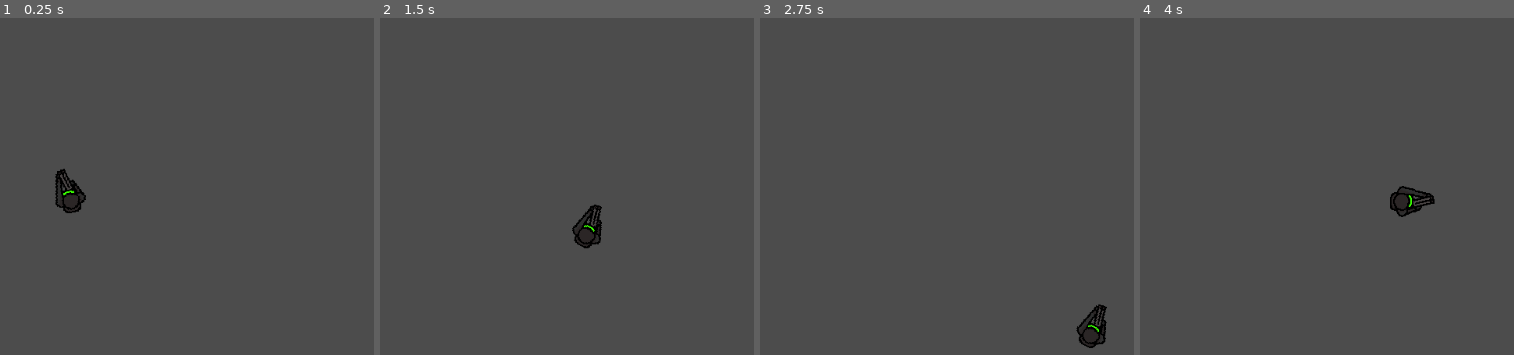
Above: before the commit, frames 1-4 (left to right).
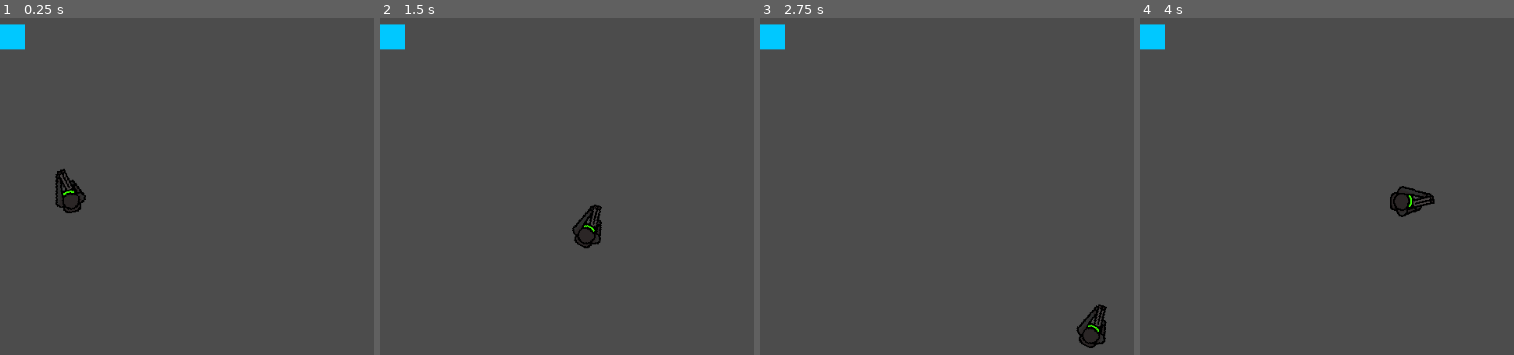
Above: after the commit, the same moments.

Repository: PiterDev/Krzyzowcy
Game: Godot game, scene res://Scenes/Main.tscn
The game is run twice, just before and just after one commit, with the same random seed, the same clock (stepped at 60 frames per second) and the same inputs. The project has no main scene, so this scene is started directly.
Inputs (mouse positions are in pixels of both pictures, inside the frame that each line leads up to):
- Up to frame 1 (0.25 s): no input
- Up to frame 2 (1.5 s): tap Enter at 0.5 s; move the mouse to (outside the picture) at 0.52 s; hold Right (move_right) 0.53-1.28 s; click (outside the picture) at 0.6 s; right-click (outside the picture) at 0.8 s; move the mouse to (619, 166) at 1.27 s; hold Down (move_down) from 1.28 s (still down); right-click (619, 166) at 1.35 s
- Up to frame 3 (2.75 s): click (999, 166) at 1.55 s; move the mouse to (outside the picture) at 2.02 s; release Down (move_down) at 2.03 s; hold Right (move_right) from 2.03 s (still down); click (outside the picture) at 2.1 s; right-click (outside the picture) at 2.3 s
- Up to frame 4 (4 s): move the mouse to (1499, 237) at 2.77 s; release Right (move_right) at 2.78 s; hold Up (move_up) 2.78-3.53 s; right-click (1499, 237) at 2.85 s; click (1499, 237) at 3.05 s; move the mouse to (outside the picture) at 3.52 s; hold Left (move_left) from 3.53 s (still down); click (outside the picture) at 3.6 s; right-click (outside the picture) at 3.8 s

The runs differ from the first frame. In frame 1, 0.5% of the frame differs, in the area x 0-7%, y 1-10%; in frame 2, 0.5%; in frame 3, 0.5%; in frame 4, 0.5%.

Commit message:
Make basic enemy AI

Diff:
--- a/src/Scenes/Enemy/Enemy.tscn
+++ b/src/Scenes/Enemy/Enemy.tscn
@@ -24,4 +24,9 @@
 [node name="CollisionPolygon2D" type="CollisionPolygon2D" parent="Area2D"]
 polygon = PoolVector2Array( 500, 200, 0, 0, 500, -200 )
 
+[node name="Timer" type="Timer" parent="."]
+wait_time = 3.0
+
 [connection signal="body_entered" from="Area2D" to="." method="_on_Area2D_body_entered"]
+[connection signal="body_exited" from="Area2D" to="." method="_on_Area2D_body_exited"]
+[connection signal="timeout" from="Timer" to="." method="_on_Timer_timeout"]
--- a/src/Scenes/Enemy/enemy.gd
+++ b/src/Scenes/Enemy/enemy.gd
@@ -2,10 +2,41 @@
 
 onready var raycast := $RayCast2D as RayCast2D
 
-func _ready():
-	pass
+var player_in_view := false
+var player_node: KinematicBody2D
+var timer_started := false
 
-func _on_Area2D_body_entered(body: PhysicsBody2D):
-	var sees_player := false
+func _on_Area2D_body_entered(body: PhysicsBody2D) -> void:
+	print("entered")
+	if body.is_in_group("Player"):
+		player_in_view = true
+		player_node = body
 
-	raycast.cast_to(body.position)
+func _on_Area2D_body_exited(body:Node) -> void:
+	print("exited")
+	if body.is_in_group("Player"):
+		player_in_view = false
+
+func wall_check(cast_to_global: Vector2) -> bool:
+	if not player_in_view: return false
+	raycast.cast_to = raycast.to_local(cast_to_global)
+	raycast.force_raycast_update()
+	if not raycast.is_colliding():
+		return false
+	if raycast.get_collider().is_in_group("Player"):
+		return true
+	return false
+
+func _process(_delta: float) -> void:
+	if not player_in_view:
+		return
+	if wall_check(player_node.global_position) and not timer_started:
+		$Timer.start()
+		timer_started = true
+		print("Starting Timer")
+
+
+func _on_Timer_timeout() -> void:
+	if wall_check(player_node.global_position):
+		print("Player Spotted! Died")
+	timer_started = false
--- a/src/Scenes/Main.tscn
+++ b/src/Scenes/Main.tscn
@@ -1,6 +1,7 @@
 [gd_scene load_steps=3 format=2]
 
 [ext_resource path="res://Scenes/Player/Player.tscn" type="PackedScene" id=1]
+[ext_resource path="res://Scenes/Enemy/Enemy.tscn" type="PackedScene" id=2]
 
 [sub_resource type="TileSet" id=1]
 
@@ -13,3 +14,6 @@
 tile_set = SubResource( 1 )
 cell_size = Vector2( 32, 32 )
 format = 1
+
+[node name="Enemy" parent="." instance=ExtResource( 2 )]
+position = Vector2( 16, 164 )
--- a/src/Scenes/Player/player.gd
+++ b/src/Scenes/Player/player.gd
@@ -20,12 +20,7 @@
 	velocity = move_and_slide(velocity)
 
 	#Tomek tu był
-
-	if Input.is_action_just_pressed("mouse_right") and ammo_in_weapon == 0 and ammo > 0: # checks if you click rpm also checks if you already have ammo in magazine and checks if you have enouhg ammo to reload
-		reload()
-
-
-	if Input.is_action_just_pressed("mouse_left") and ammo_in_weapon == 1: #checks if you click lpm
+	if Input.is_action_just_pressed("mouse_left") and ammo > 0:
 		shoot()
 	if ammo == 0:
 		print("no ammo")
@@ -34,8 +29,3 @@
 func shoot():  #shoot and remove ammo from magazine
 	ammo_in_weapon -= 1
 	print("shoot")
-
-func reload(): #sets ammo in magazine to 1 and remove one ammo from your overall ammo stock
-	ammo -= 1
-	ammo_in_weapon = 1
-	print("reload")
